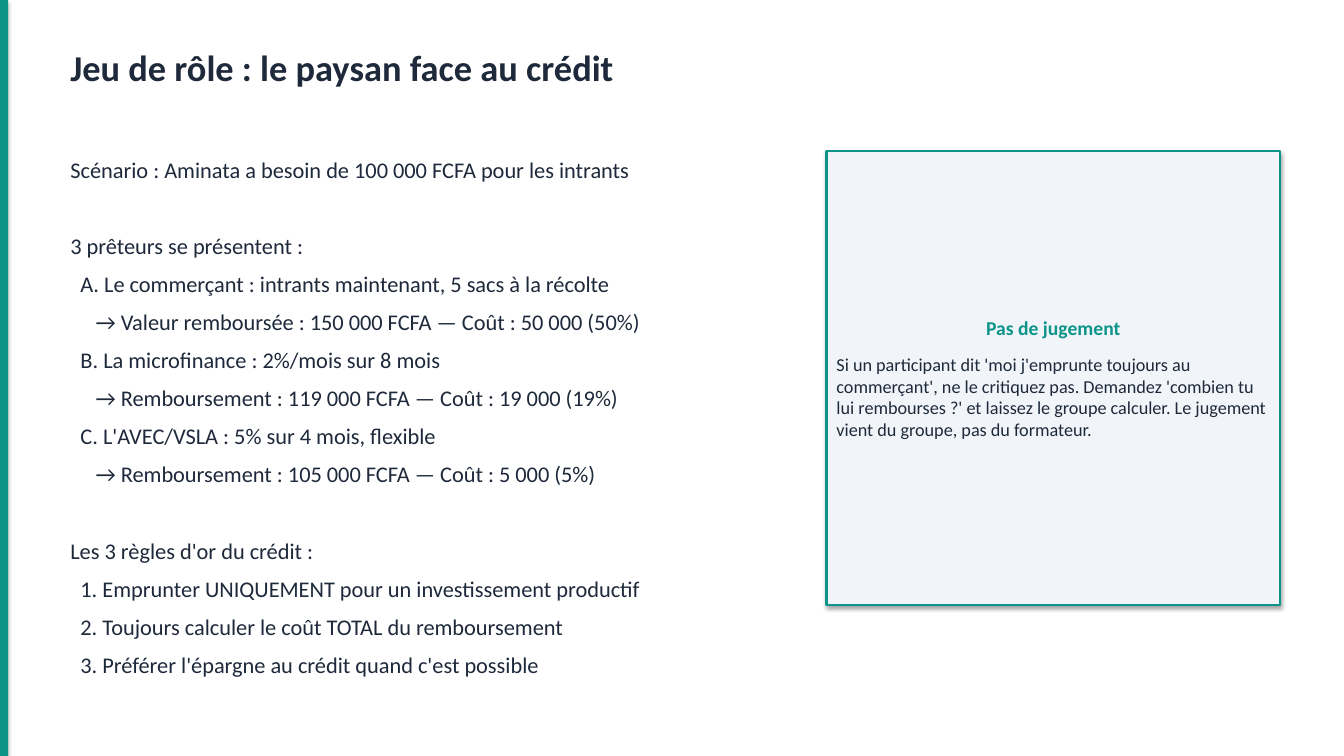
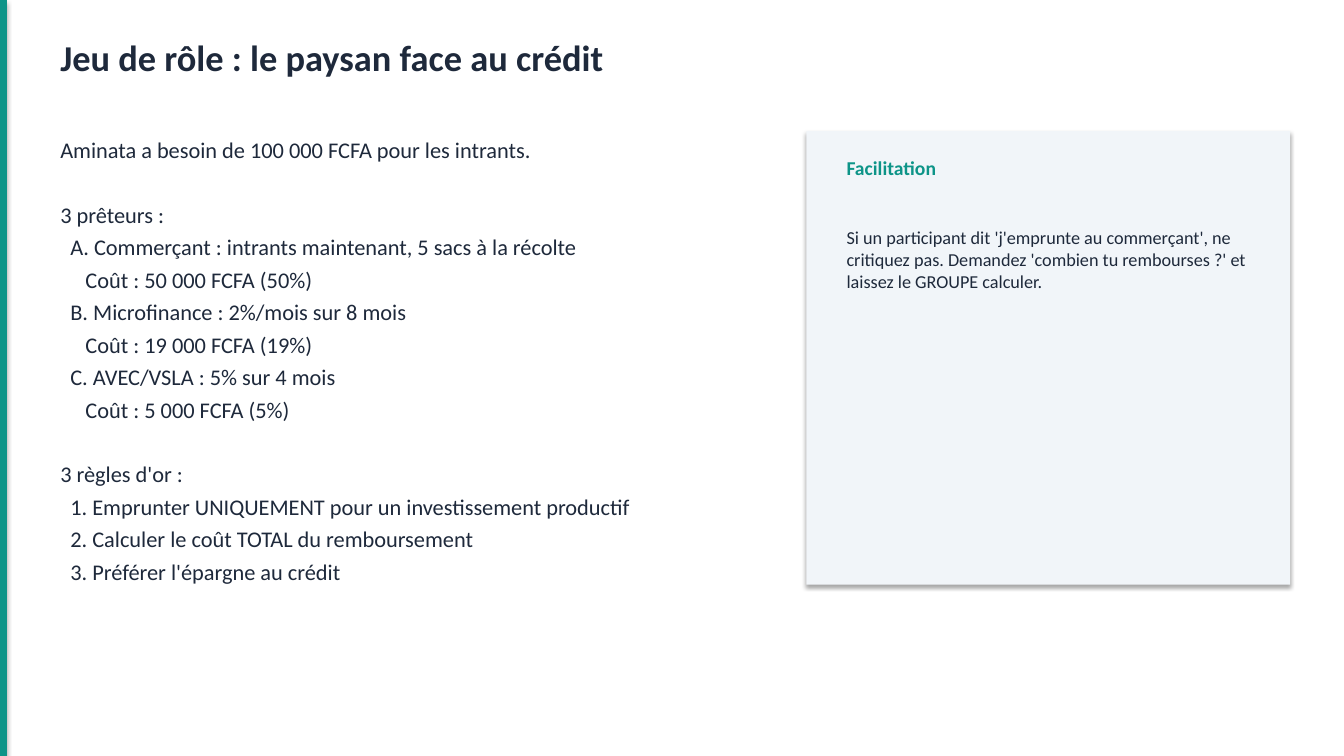
Before and after one commit to Louistatch/portefolio, a slide deck: slide 28 of TOF-FIN-01_Gestion_Financiere_Paysanne.pptx (slide 29 before the commit). Drawn at 1344x756 pixels with LibreOffice and Linux fonts; fonts in the diff are those of the drawing. Boxes give left, top, right and bottom in pixels: in the first picture for what was removed or moved away, otherwise in the second. Text is boxed around its words. In the diff, an @@ line names an element or a change of style, - is before the commit and + after.

```diff
--- a/TOF-FIN-01_Gestion_Financiere_Paysanne.pptx
+++ b/TOF-FIN-01_Gestion_Financiere_Paysanne.pptx
@@ text "Jeu de rôle : le ...": place and size @@
-text "Jeu de rôle : le ..." at [70, 55, 613, 87]
+text "Jeu de rôle : le ..." at [60, 45, 603, 77]
@@ text "Aminata a besoin de 100 ...": place and size @@
-text "Aminata a besoin de 100 ..." at [70, 162, 639, 677]
+text "Aminata a besoin de 100 ..." at [60, 142, 629, 584]
@@ text at [60, 142, 576, 486]: text changed @@
-Scénario : Aminata a besoin de 100 000 FCFA pour les intrants
-3 prêteurs se présentent :
-A. Le commerçant : intrants maintenant, 5 sacs à la récolte
-→ Valeur remboursée : 150 000 FCFA — Coût : 50 000 (50%)
-B. La microfinance : 2%/mois sur 8 mois
-→ Remboursement : 119 000 FCFA — Coût : 19 000 (19%)
-C. L'AVEC/VSLA : 5% sur 4 mois, flexible
-→ Remboursement : 105 000 FCFA — Coût : 5 000 (5%)
-Les 3 règles d'or du crédit :
+Aminata a besoin de 100 000 FCFA pour les intrants.
+3 prêteurs :
+A. Commerçant : intrants maintenant, 5 sacs à la récolte
+Coût : 50 000 FCFA (50%)
+B. Microfinance : 2%/mois sur 8 mois
+Coût : 19 000 FCFA (19%)
+C. AVEC/VSLA : 5% sur 4 mois
+Coût : 5 000 FCFA (5%)
+3 règles d'or :
@@ rectangle added at [807, 131, 1291, 585], fill #F1F5F9 @@
@@ text added at [847, 161, 936, 175], 14 pt, text #0D9488, bold @@
+Facilitation
@@ text "Si un participant dit 'j'emprunte ...": place and size @@
-text "Si un participant dit 'j'emprunte ..." at [827, 151, 1280, 605]
+text "Si un participant dit 'j'emprunte ..." at [847, 231, 1246, 288]
@@ text "Si un participant dit 'j'emprunte ..." at [847, 231, 1246, 288]: vertical alignment middle to top; fill #F1F5F9 to none; outline #0D9488 1.5 pt to none; shadow off @@
@@ text at [847, 231, 1246, 288]: text changed @@
-Pas de jugement
-Si un participant dit 'moi j'emprunte toujours au commerçant', ne le critiquez pas. Demandez 'combien tu lui rembourses ?' et laissez le groupe calculer. Le jugement vient du groupe, pas du formateur.
+Si un participant dit 'j'emprunte au commerçant', ne critiquez pas. Demandez 'combien tu rembourses ?' et laissez le GROUPE calculer.
@@ text at [70, 499, 629, 519]: less space between paragraphs @@
@@ text at [70, 531, 473, 584]: text changed @@
-2. Toujours calculer le coût TOTAL du remboursement
-3. Préférer l'épargne au crédit quand c'est possible
+2. Calculer le coût TOTAL du remboursement
+3. Préférer l'épargne au crédit
```
Also in this commit, not shown: 47 other slides changed, 1 slide removed, 1 other file.
